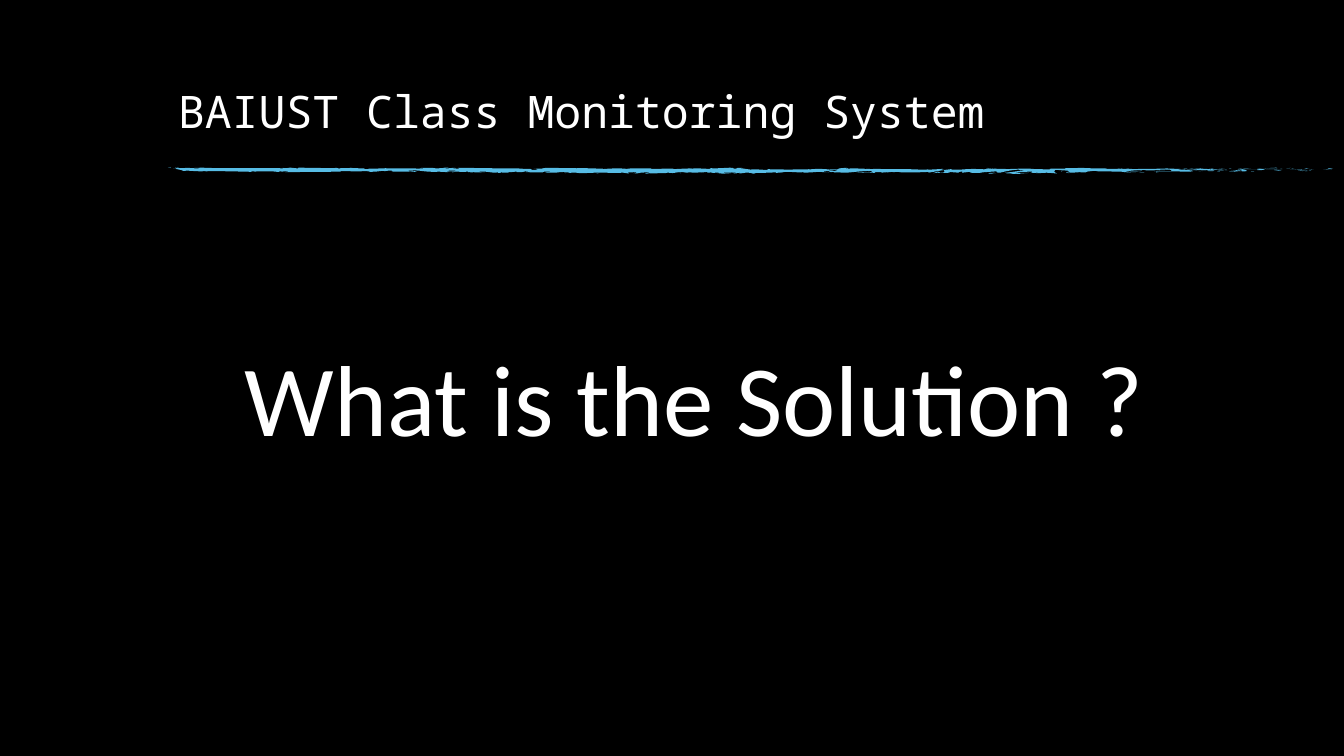
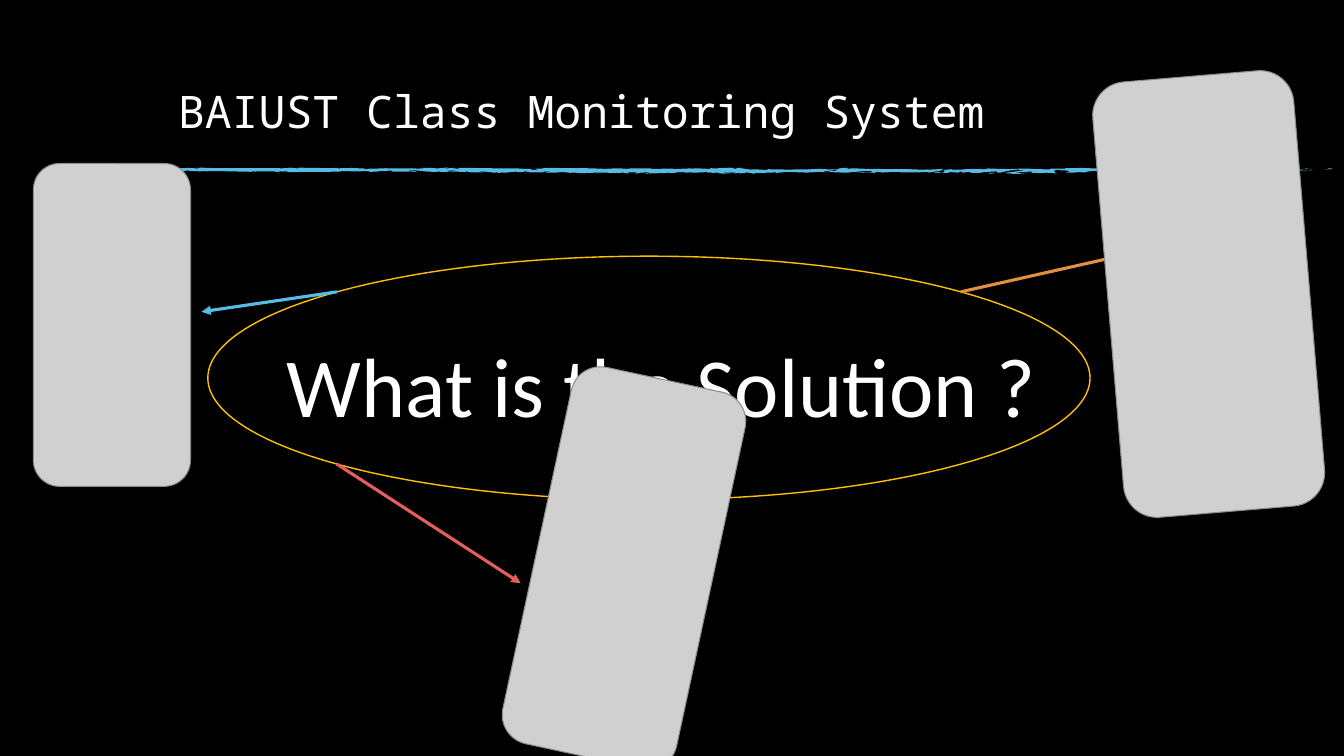
Before and after one commit to gmshakhawat/FinalYearProject, a slide deck: slide 4 of Project Presentation.pptx (slide 3 before the commit). Drawn at 1344x756 pixels with LibreOffice and Linux fonts; fonts in the diff are those of the drawing; grey boxes stand for pictures; background and template pictures are left out. Boxes give left, top, right and bottom in pixels: in the first picture for what was removed or moved away, otherwise in the second. Text is boxed around its words. In the diff, an @@ line names an element or a change of style, - is before the commit and + after.

```diff
--- a/Project Presentation.pptx
+++ b/Project Presentation.pptx
@@ picture added at [1090, 68, 1328, 520] @@
@@ picture added at [33, 163, 191, 486] @@
@@ freeform shape removed at [167, 167, 170, 168] @@
@@ freeform shape removed at [175, 167, 179, 167] @@
@@ ellipse added at [208, 256, 1090, 500], outline #FFC000 1 pt @@
@@ arrow added from (961, 292) to (1119, 256), #DF9041 2.25 pt @@
@@ arrow added from (337, 292) to (202, 312), #57BCE5 2.25 pt @@
@@ text "What is the Solution ?": place and size @@
-text "What is the Solution ?" at [245, 366, 1074, 437]
+text "What is the Solution ?" at [287, 347, 977, 436]
@@ text "What is the Solution ?" at [287, 347, 977, 436]: size 72 to 60 pt @@
@@ picture added at [497, 362, 751, 756] @@
@@ arrow added from (337, 464) to (520, 584), #E35F5F 2.25 pt @@
```
Also in this commit, not shown: 1 other slide changed, 1 slide added.
